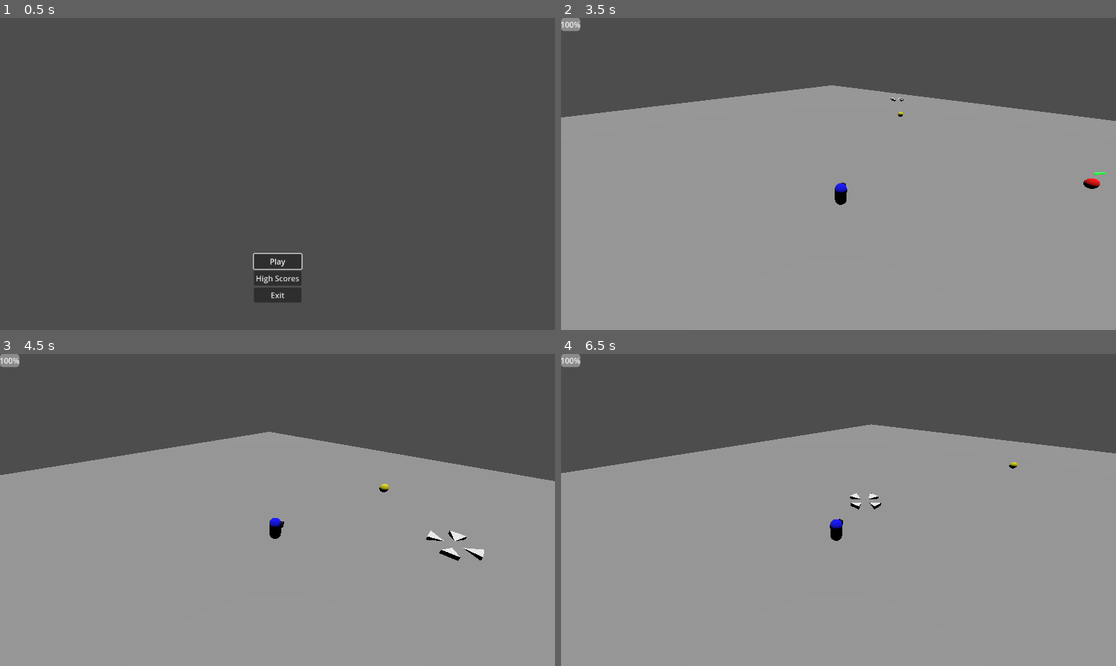
Above: before the commit, frames 1-4 (two rows, left to right).
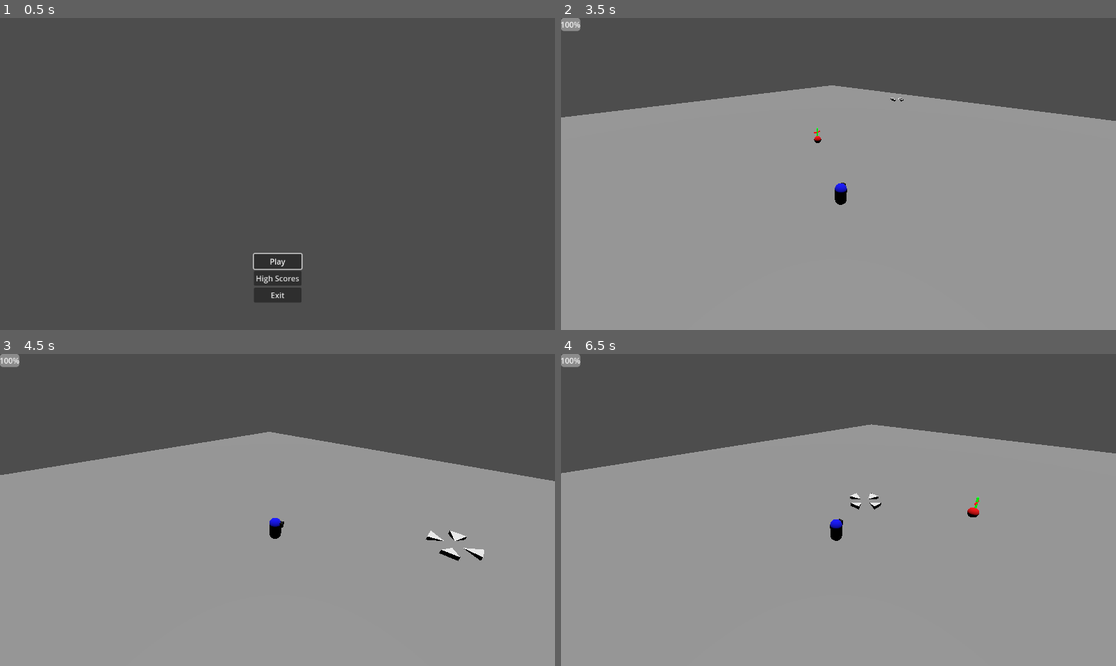
Above: after the commit, the same moments.

Repository: lavithian/Godot_Character_AI
Game: Godot game, scene res://start_menu.tscn
Two runs of this game, one before a commit and one after it. Both use one fixed random seed, a clock stepped at 60 frames per second and the inputs below.
Inputs (mouse positions are in pixels of both pictures, inside the frame that each line leads up to):
- Up to frame 1 (0.5 s): no input
- Up to frame 2 (3.5 s): click "Play" at 0.5 s; move the mouse to (960, 158) at 1.27 s; hold D (move_right) 1.28-2.03 s; click (960, 158) at 1.35 s; tap Space (jump) at 1.52, 2.27 s; move the mouse to (727, 189) at 2.02 s; hold S (move_back) 2.03-2.78 s; click (727, 189) at 2.1 s; move the mouse to (894, 105) at 2.77 s; hold D (move_right) from 2.78 s (still down); click (894, 105) at 2.85 s
- Up to frame 3 (4.5 s): move the mouse to (249, 572) at 3.52 s; release D (move_right) at 3.53 s; hold W (move_forward) 3.53-4.28 s; click (249, 572) at 3.6 s; tap Space (jump) at 3.77 s; move the mouse to (444, 556) at 4.27 s; hold A (move_left) from 4.28 s (still down); click (444, 556) at 4.35 s
- Up to frame 4 (6.5 s): tap Space (jump) at 4.52, 5.27 s; move the mouse to (672, 463) at 5.02 s; click (672, 463) at 5.1 s; move the mouse to (866, 510) at 5.77 s; release A (move_left) at 5.78 s; hold S (move_back) from 5.78 s (still down); click (866, 510) at 5.85 s

Frame 1 is identical in both runs. In frame 2, 0.1% of the frame differs, in the area x 45-99%, y 30-55%; in frame 3, less than 0.1%; in frame 4, 0.1%.

Commit message:
sasgraasgihb

Diff:
--- a/EnemySpawner.gd
+++ b/EnemySpawner.gd
@@ -1,23 +1,25 @@
 extends Node3D
 
 
-var enemy_scene_path: String = "res://enemy.tscn"
-var enemy_scene: PackedScene
+#var enemy_scene_path: String = "res://enemy.tscn"
+#var enemy_scene: PackedScene
+@export var m_enemy : CharacterBody3D
 @export var m_scene : Node3D
-@export var spawn_interval: float = 1.0  # Time in seconds between spawns
+@export var spawn_interval: float = 5.0  # Time in seconds between spawns
 @export var max_enemies: int = 10  # Maximum number of enemies to spawn
 @export var m_player : Node3D
 @export var m_camera : Marker3D
 @onready var myTimer = $Timer
-var num_enemies: int = 0  # Counter for the current number of enemies
+var num_enemies: int  # Counter for the current number of enemies
 
 func _ready():
 	# Load the enemy scene from the given path
-	enemy_scene = load(enemy_scene_path)
-	if not enemy_scene:
-		push_error("Failed to load enemy scene from path: " + enemy_scene_path)
-		return  # Stop further execution if the scene cannot be loaded
+	#enemy_scene = load(enemy_scene_path)
+	#if not enemy_scene:
+	#	push_error("Failed to load enemy scene from path: " + enemy_scene_path)
+	#	return  # Stop further execution if the scene cannot be loaded
 	# Start the spawn timer
+	num_enemies = 1
 	myTimer.wait_time = spawn_interval
 	pass
 
@@ -27,14 +29,14 @@
 	if not m_scene :
 		pass
 	if m_scene.numEnemies < max_enemies:
-		var enemy_instance = enemy_scene.instantiate()
+		var enemy_instance = m_enemy.duplicate()
+		add_child(enemy_instance)
 		enemy_instance.player = m_player
 		enemy_instance.camera = m_camera
 		enemy_instance.scene = m_scene
 		enemy_instance.is_init = true
-		# Set the position of the enemy instance here (e.g., randomly within a range)
 		enemy_instance.global_transform.origin = get_random_spawn_position()
-		add_child(enemy_instance)
+		enemy_instance.global_transform.origin.y = 1
 		m_scene.numEnemies += 1
 		# Optionally, connect a signal from the enemy to know when it's been defeated/removed
 		#enemy_instance.connect("defeated", self, "_on_senemy_defeated")
@@ -45,4 +47,5 @@
 	return Vector3()
 
 func _on_enemy_defeated():
-	num_enemies -= 1
+	if (m_scene) :
+		m_scene.num_enemies -= 1
--- a/enemy.tscn
+++ b/enemy.tscn
@@ -6,7 +6,7 @@
 @export var scene : Node3D
 @export var player : Node3D
 @export var camera : Marker3D
-@onready var healthBar = $Red/Green
+@onready var healthBar = $Green
 
 const speed = 5.0
 const orbit_speed : float = 3.0
@@ -16,7 +16,7 @@
 var current_state = state.MOVE
 const damage : int = 10
 var health : int
-var is_init : bool = false
+@export var is_init : bool
 
 enum state {
 	MOVE,
@@ -29,39 +29,38 @@
 var gravity = ProjectSettings.get_setting(\"physics/3d/default_gravity\")
 
 func _ready():
+	is_init = false
 	health = 100
 	pass
 
 func _physics_process(delta) :
-	if (!is_init) :
+
+	if (is_init) :
+		if (health <= 0) :
+			queue_free()
+			scene.numEnemies -= 1
 		pass
-	if (health <= 0) :
-		queue_free()
-		scene.numEnemies -= 1
-	pass
-
-	if not is_on_floor():
-		velocity.y -= gravity * delta
-
-	if player:
-		if is_on_floor():
-			match current_state:
-				state.MOVE:
-					move_to_player()
-				state.ORBIT:
-					orbit_player()
-				state.LUNGE:
-					lunge_player()
-				state.ATTACK:
-					attack_player()
-	move_and_slide()
-	healthBar.scale.y = health * 0.01
-	if (camera) :
-		var camera_pos = camera.transform.origin
-		camera_pos.y = 0
-		#healthBar.look_at(camera_pos, Vector3(0, 1, 0))
-	else :
-		print (\"camera resource not set\")
+		if not is_on_floor():
+			velocity.y -= gravity * delta
+		if player:
+			if is_on_floor():
+				match current_state:
+					state.MOVE:
+						move_to_player()
+					state.ORBIT:
+						orbit_player()
+					state.LUNGE:
+						lunge_player()
+					state.ATTACK:
+						attack_player()
+		move_and_slide()
+		healthBar.scale.y = health * 0.01
+		if (camera) :
+			var camera_pos = camera.transform.origin
+			camera_pos.y = 0
+			healthBar.look_at(camera_pos, Vector3(0, 1, 0))
+		else :
+			print (\"camera resource not set\")
 	pass
 
 func move_to_player():
@@ -140,15 +139,15 @@
 radius = 0.1
 height = 1.25
 
+[sub_resource type="StandardMaterial3D" id="StandardMaterial3D_qo3a3"]
+albedo_color = Color(0.211765, 1, 0.380392, 1)
+emission_enabled = true
+emission = Color(0, 0.886275, 0, 1)
+
 [sub_resource type="StandardMaterial3D" id="StandardMaterial3D_581ni"]
 albedo_color = Color(0.882353, 0, 0, 1)
 emission_enabled = true
 emission = Color(1, 0, 0, 1)
-
-[sub_resource type="StandardMaterial3D" id="StandardMaterial3D_qo3a3"]
-albedo_color = Color(0.211765, 1, 0.380392, 1)
-emission_enabled = true
-emission = Color(0, 0.886275, 0, 1)
 
 [node name="Enemy" type="CharacterBody3D"]
 collision_layer = 2
@@ -171,17 +170,16 @@
 [node name="Timer" type="Timer" parent="."]
 autostart = true
 
+[node name="Green" type="MeshInstance3D" parent="."]
+transform = Transform3D(1, 0, 0, 0, -4.37114e-08, -1, 0, 1, -4.37114e-08, 0, 1.099, 0)
+mesh = SubResource("CapsuleMesh_wqg18")
+surface_material_override/0 = SubResource("StandardMaterial3D_qo3a3")
+
 [node name="Red" type="MeshInstance3D" parent="."]
 transform = Transform3D(0.9, 0, 0, 0, -3.93403e-08, -0.9, 0, 0.9, -3.93403e-08, 0, 1.099, 0)
 mesh = SubResource("CapsuleMesh_wqg18")
 surface_material_override/0 = SubResource("StandardMaterial3D_581ni")
 
-[node name="Green" type="MeshInstance3D" parent="Red"]
-transform = Transform3D(1.11111, 0, 0, 0, 1.11111, 3.55271e-15, 0, -3.55271e-15, 1.11111, 0, 0, 0)
-mesh = SubResource("CapsuleMesh_wqg18")
-skeleton = NodePath("../..")
-surface_material_override/0 = SubResource("StandardMaterial3D_qo3a3")
-
 [connection signal="area_entered" from="range" to="." method="_on_area_3d_area_entered"]
 [connection signal="body_entered" from="range" to="." method="_on_area_3d_body_entered"]
 [connection signal="body_exited" from="range" to="." method="_on_area_3d_body_exited"]
--- a/level.tscn
+++ b/level.tscn
@@ -8,7 +8,6 @@
 [ext_resource type="PackedScene" uid="uid://klkys0ppqky" path="res://start_menu.tscn" id="6_txc7p"]
 [ext_resource type="PackedScene" uid="uid://cayrqs6t8cxe3" path="res://ui.tscn" id="6_waf8j"]
 [ext_resource type="PackedScene" uid="uid://dusd8pdsmuoeg" path="res://restart_menu.tscn" id="7_53sgr"]
-[ext_resource type="PackedScene" uid="uid://c640s67yi8a7c" path="res://enemy_ranged_01.tscn" id="9_hvprd"]
 [ext_resource type="PackedScene" uid="uid://bh7mqrn7vnsrt" path="res://enemy_spawner.tscn" id="10_g8q3p"]
 
 [sub_resource type="PlaneMesh" id="PlaneMesh_ye5jh"]
@@ -16,111 +15,6 @@
 
 [sub_resource type="BoxShape3D" id="BoxShape3D_tu372"]
 size = Vector3(100, 0.1, 100)
-
-[sub_resource type="GDScript" id="GDScript_xk0da"]
-script/source = "extends CharacterBody3D
-
-@export var player : Node3D
-
-const speed = 5.0
-const orbit_speed : float = 3.0
-const lunge_speed : float = 10.0
-var in_range : bool = false
-var hit_enemy : int = 1
-var current_state = state.MOVE
-const damage : int = 10
-
-enum state {
-	MOVE,
-	ORBIT,
-	LUNGE,
-	ATTACK
-}
-
-# Get the gravity from the project settings to be synced with RigidBody nodes.
-var gravity = ProjectSettings.get_setting(\"physics/3d/default_gravity\")
-
-func _physics_process(delta):
-	#print(\"Current state: \" + name + ' ' + str(current_state))
-
-	# Add the gravity.
-	if not is_on_floor():
-		velocity.y -= gravity * delta
-
-	if player:
-		if is_on_floor():
-			match current_state:
-				state.MOVE:
-					move_to_player()
-				state.ORBIT:
-					orbit_player()
-				state.LUNGE:
-					lunge_player()
-				state.ATTACK:
-					attack_player()
-	move_and_slide()
-
-func move_to_player():
-	look_at(player.global_position)
-	var direction = global_position.direction_to(player.global_position)
-	if direction:
-		velocity = direction * speed
-
-func orbit_player():
-	var direction = (global_transform.origin - player.global_transform.origin).normalized()
-	var orbit_direction = Vector3(
-		0,
-		hit_enemy,
-		0
-	).cross(direction).normalized()
-	velocity = orbit_direction * orbit_speed
-	look_at(player.global_transform.origin, Vector3.UP)
-
-func lunge_player():
-	# make a lunge at the player
-	velocity.x = 0
-	velocity.z = 0
-#	print(\"Lunge!\")
-	await get_tree().create_timer(1).timeout
-	var direction = global_position.direction_to(player.global_position)
-	if direction:
-		velocity = direction * lunge_speed
-	await get_tree().create_timer(1).timeout
-	velocity.x = 0
-	velocity.z = 0
-	if in_range:
-		current_state = state.ATTACK
-	else:
-		current_state = state.MOVE
-
-func attack_player():
-	# attack player
-	#print(\"Attack!\")
-	current_state = state.MOVE
-	pass
-
-func _on_area_3d_body_entered(body):
-	#print(\"Enemy Enter: \" + str(body))
-	if body.name == \"Player\":
-		in_range = true
-	current_state = state.ORBIT
-
-func _on_area_3d_body_exited(body):
-	if body.name == \"Player\":
-		in_range = false
-	current_state = state.MOVE
-
-func _on_area_3d_area_entered(area):
-	if area.collision_layer == 8:
-		hit_enemy = -hit_enemy
-
-func _on_timer_timeout():
-	var rng = RandomNumberGenerator.new().randi_range(0, 4)
-	if rng == 3:
-		if current_state == state.ORBIT:
-			current_state = state.LUNGE
-	pass # Replace with function body.
-"
 
 [node name="level" type="Node3D" node_paths=PackedStringArray("bullet", "player", "ui")]
 script = ExtResource("1_gljcp")
@@ -139,10 +33,6 @@
 
 [node name="DirectionalLight3D" type="DirectionalLight3D" parent="."]
 transform = Transform3D(1, 0, 0, 0, -4.37114e-08, 1, 0, -1, -4.37114e-08, 0, 5, 0)
-
-[node name="enemy_ranged_01" parent="." instance=ExtResource("9_hvprd")]
-transform = Transform3D(1, 0, 0, 0, 1, 0, 0, 0, 1, 0, 4.15051, -22.5838)
-script = SubResource("GDScript_xk0da")
 
 [node name="Enemy" parent="." node_paths=PackedStringArray("scene", "player", "camera") instance=ExtResource("3_1ku1r")]
 transform = Transform3D(1, 0, 0, 0, 1, 0, 0, 0, 1, 44.8881, 5, -31.5838)
@@ -180,9 +70,11 @@
 
 [node name="UI" parent="." instance=ExtResource("6_waf8j")]
 
-[node name="EnemySpawner" parent="." node_paths=PackedStringArray("m_scene", "m_player", "m_camera") instance=ExtResource("10_g8q3p")]
-transform = Transform3D(1, 0, 0, 0, 1, 0, 0, 0, 1, 27.1854, 0.0500011, -11.2263)
+[node name="EnemySpawner" parent="." node_paths=PackedStringArray("m_enemy", "m_scene", "m_player", "m_camera") instance=ExtResource("10_g8q3p")]
+transform = Transform3D(1, 0, 0, 0, 1, 0, 0, 0, 1, 0, 0, -20)
+m_enemy = NodePath("../Enemy")
 m_scene = NodePath("..")
+spawn_interval = 2.0
 m_player = NodePath("../Player")
 m_camera = NodePath("../Camera_rig")
 
--- a/scripts/bullet_2.gd
+++ b/scripts/bullet_2.gd
@@ -24,7 +24,6 @@
 			if (ray.get_collider() && ray.get_collider().name == "Enemy") :
 				print ("Wahoo!")
 				ray.get_collider().health -= 10
-				#ray.get_collider().health = 50
 				mesh.visible = false
 				particles.emitting = true
 				await get_tree().create_timer(1.0).timeout
Not shown: 1 places in level.tscn that only renumber resources
